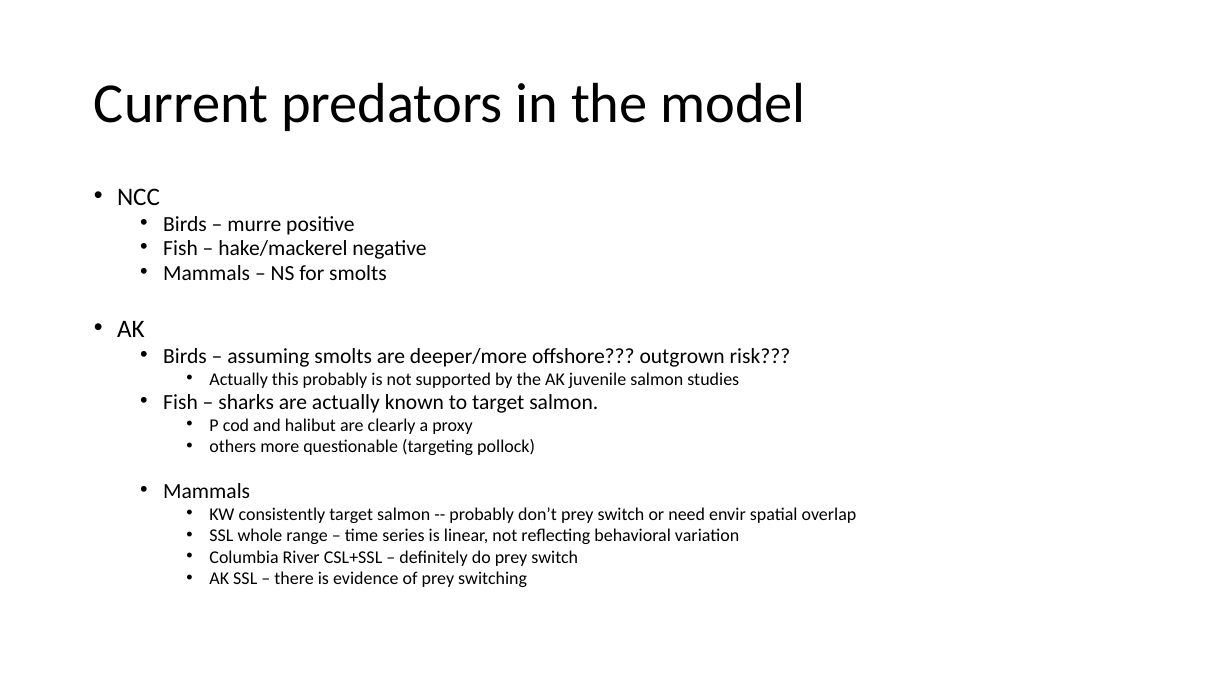
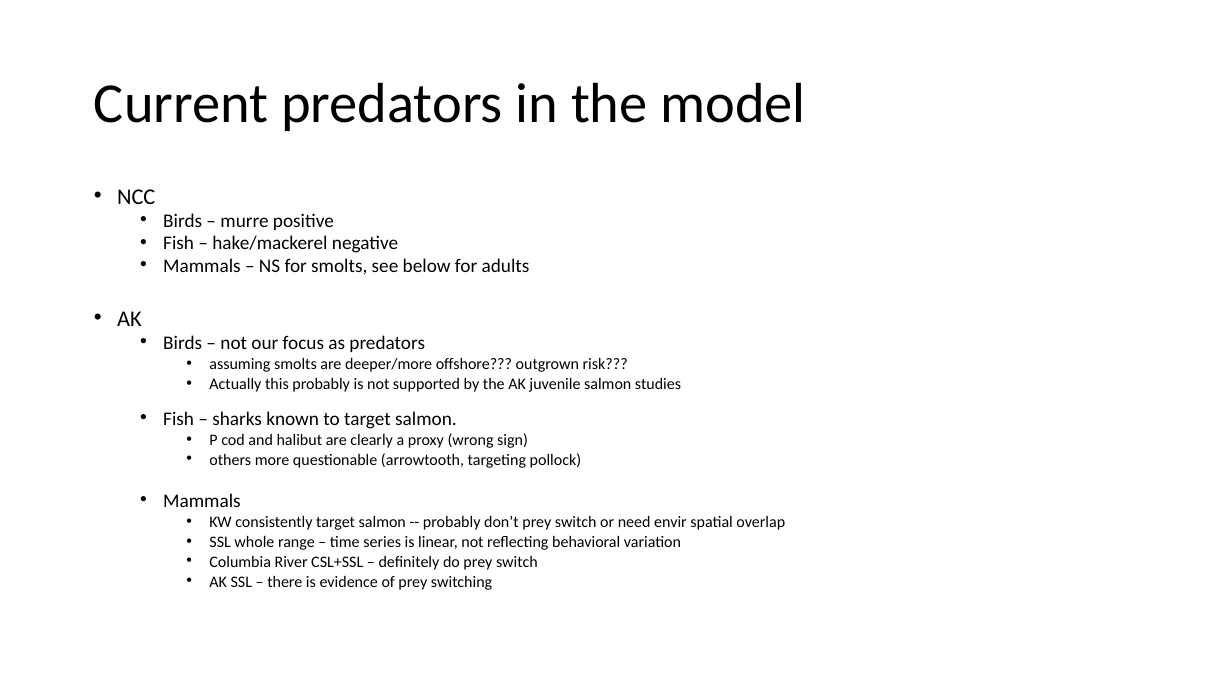
Before and after one commit to LisaCrozier-NOAA/SEM-DFO-LisaXP, a slide deck: slide 6 of presentations/Project update 08072026 predator indices.pptx (slide 3 before the commit). Drawn at 1232x693 pixels with LibreOffice and Linux fonts; fonts in the diff are those of the drawing. Boxes give left, top, right and bottom in pixels: in the first picture for what was removed or moved away, otherwise in the second. Text is boxed around its words. In the diff, an @@ line names an element or a change of style, - is before the commit and + after.

```diff
--- a/presentations/Project update 08072026 predator indices.pptx
+++ b/presentations/Project update 08072026 predator indices.pptx
@@ text at (117,189,785,590): size 19.6 to 17.5 pt in "NCC", "AK"; size 16.8 to 15 pt in "Birds – murre positive", "Fish – hake/mackerel negative", "Mammals"; size 14 to 12.5 pt in "Actually this probably is not supported by ...", "KW consistently target salmon -- probably don’t ...", "SSL whole range – time series is ...", "Columbia River CSL+SSL – definitely do prey ..." and 1 more places @@
@@ text at (163,258,530,275): text changed; size 16.8 to 15 pt @@
-  • Mammals – NS for smolts
+  • Mammals – NS for smolts, see below for adults
@@ text at (163,335,628,372): text changed; size 16.8 to 12.5 pt @@
-  • Birds – assuming smolts are deeper/more offshore??? outgrown risk???
+  • Birds – not our focus as predators
+    • assuming smolts are deeper/more offshore??? outgrown risk???
@@ text at (163,411,582,468): text changed; size 14 to 12.5 pt @@
-  • Fish – sharks are actually known to target salmon.
-    • P cod and halibut are clearly a proxy
-    • others more questionable (targeting pollock)
+  • Fish – sharks known to target salmon.
+    • P cod and halibut are clearly a proxy (wrong sign)
+    • others more questionable (arrowtooth, targeting pollock)
```
Also in this commit, not shown: 2 other slides changed, 17 slides added, 33 other files.
